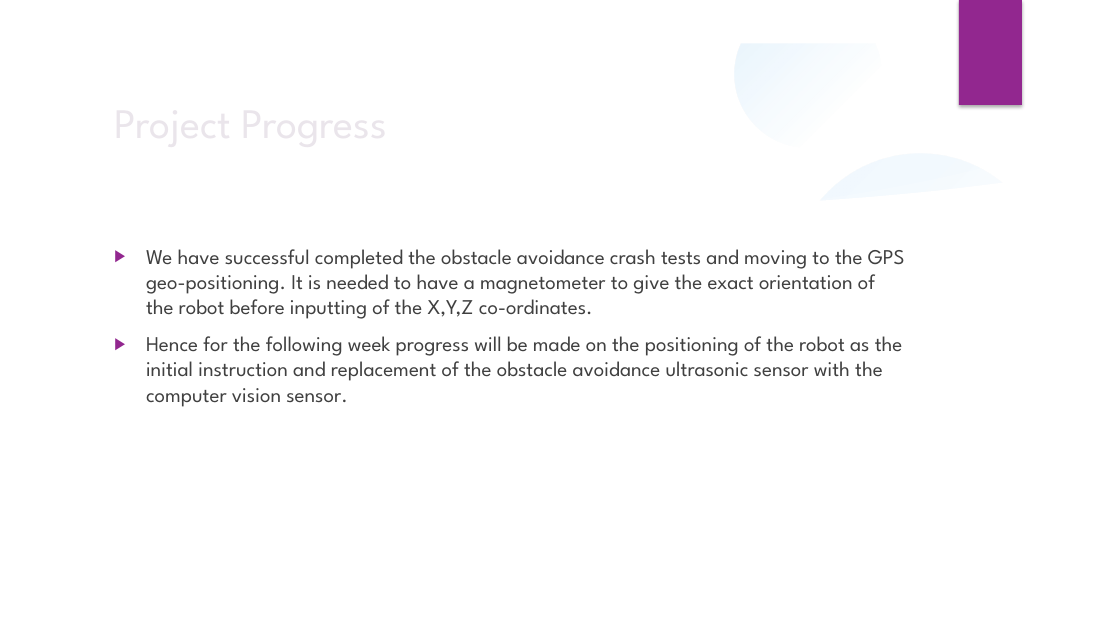
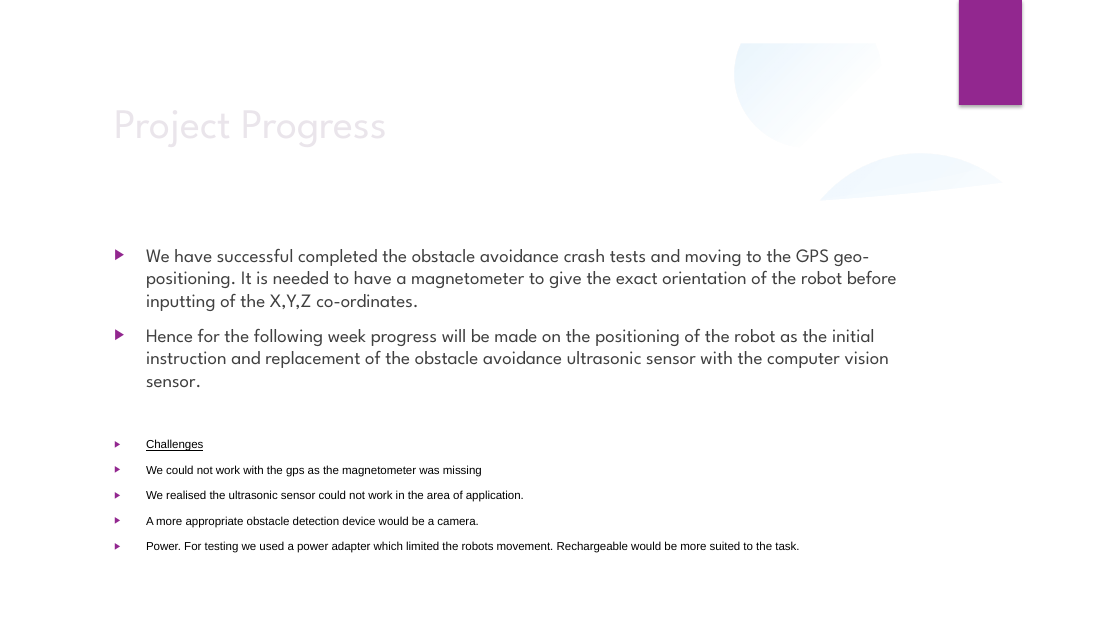
Before and after one commit to Eunice-Orenge/internship2023, a slide deck: slide 4 of navigation/jibebe_week_two_progress.pptx. Drawn at 1120x630 pixels with LibreOffice and Linux fonts; fonts in the diff are those of the drawing; background and template pictures are left out. Boxes give left, top, right and bottom in pixels: in the first picture for what was removed or moved away, otherwise in the second. Text is boxed around its words. In the diff, an @@ line names an element or a change of style, - is before the commit and + after.

```diff
--- a/navigation/jibebe_week_two_progress.pptx
+++ b/navigation/jibebe_week_two_progress.pptx
@@ text at <box>146,249,897,387</box>: size 18 to 16.2 pt in "We have successful completed the obstacle avoidance ...", "Hence for the following week progress will ..." @@
@@ text at <box>146,439,799,553</box>: paragraphs added @@
+▶ Challenges
+▶ We could not work with the gps as the magnetometer was missing
+▶ We realised the ultrasonic sensor could not work in the area of application.
+▶ A more appropriate obstacle detection device would be a camera.
+▶ Power. For testing we used a power adapter which limited the robots movement. Rechargeable would be more suited to the task.
```
Also in this commit, not shown: 1 slide added.
